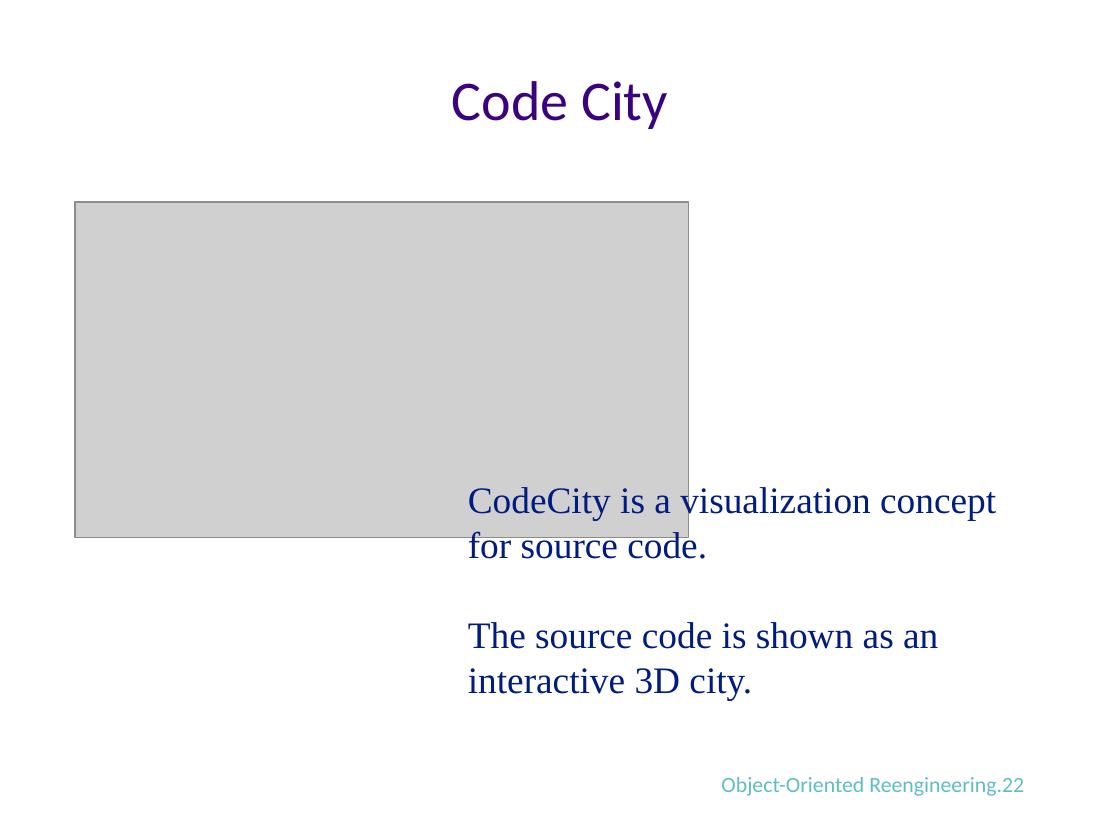
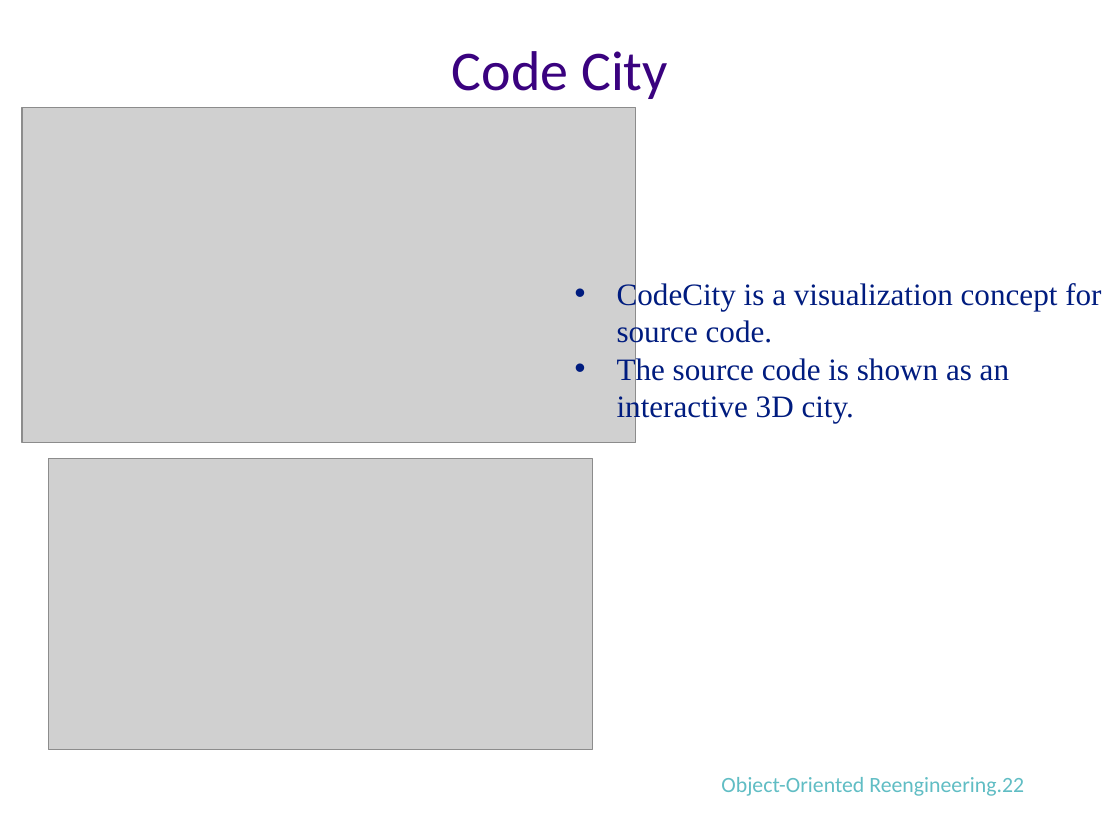
Before and after one commit to johnxu21/johnxu21.github.io, a slide deck: slide 22 of teaching/CS473-Fall2022/Introduction.pptx. Drawn at 1120x840 pixels with LibreOffice and Linux fonts; fonts in the diff are those of the drawing; grey boxes stand for pictures. Boxes give left, top, right and bottom in pixels: in the first picture for what was removed or moved away, otherwise in the second. Text is boxed around its words. In the diff, an @@ line names an element or a change of style, - is before the commit and + after.

```diff
--- a/teaching/CS473-Fall2022/Introduction.pptx
+++ b/teaching/CS473-Fall2022/Introduction.pptx
@@ title "Code City": place and size @@
-title "Code City" at bbox=[452, 81, 668, 129]
+title "Code City" at bbox=[452, 51, 668, 99]
@@ picture: place and size @@
-picture at bbox=[75, 202, 689, 536]
+picture at bbox=[22, 108, 636, 442]
@@ text "CodeCity is a visualization concept ...": place and size @@
-text "CodeCity is a visualization concept ..." at bbox=[468, 485, 996, 700]
+text "CodeCity is a visualization concept ..." at bbox=[617, 281, 1101, 423]
@@ text "CodeCity is a visualization concept ..." at bbox=[617, 281, 1101, 423]: size 24 to 20 pt; bullet none to • @@
@@ picture added at bbox=[48, 458, 592, 749] @@
```
Also in this commit, not shown: 5 other slides changed, 1 slide removed, 1 other file.
